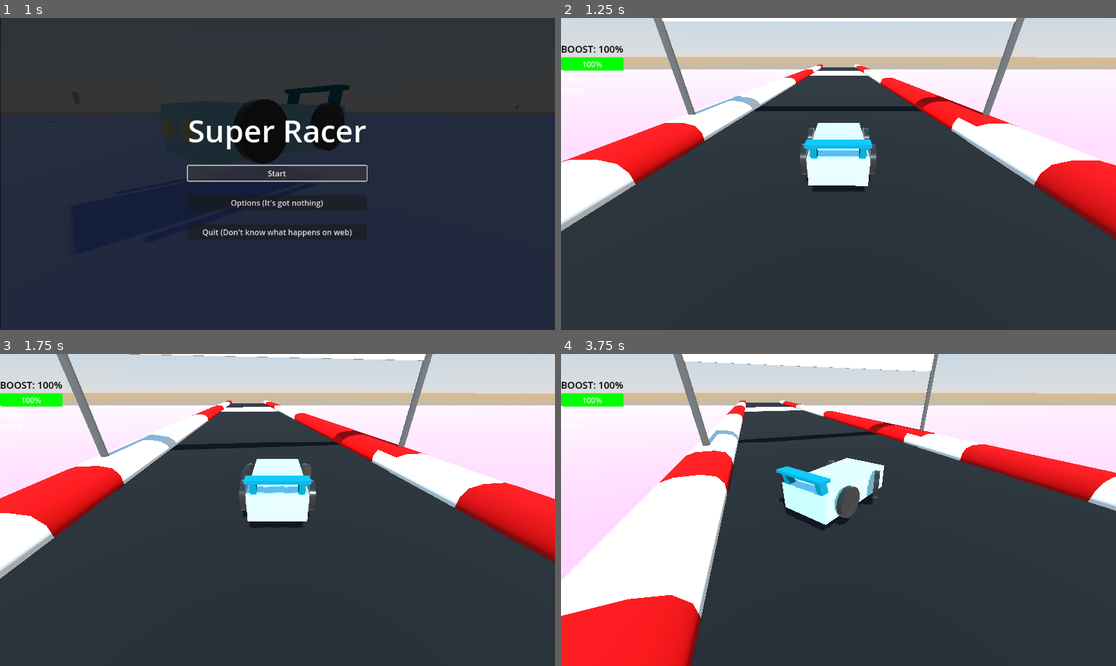
Above: before the commit, frames 1-4 (two rows, left to right).
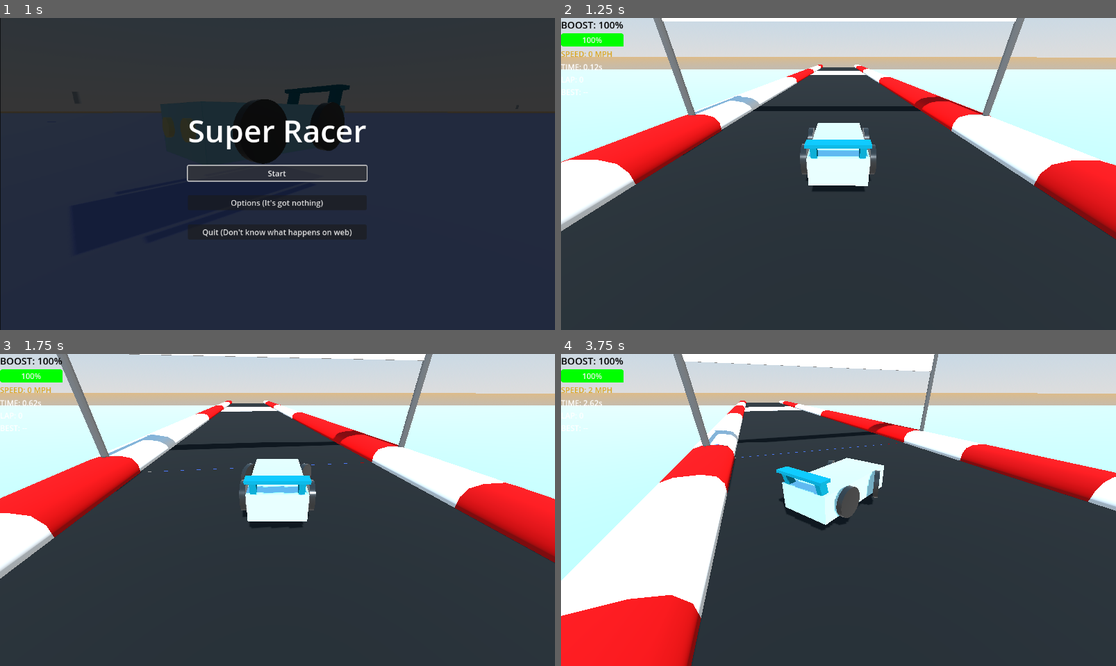
Above: after the commit, the same moments.

Repository: SirWadles/Super-Racer
Game: Godot game, scene res://scenes/main_menu.tscn
Same seed, same stepped clock (60 frames per second), same inputs: the game is played once before the commit and once after it. Sound files missing from this copy of the repository are replaced by a short silence.
Inputs (mouse positions are in pixels of both pictures, inside the frame that each line leads up to):
- Up to frame 1 (1 s): click "Start" at 0.5 s
- Up to frame 2 (1.25 s): no input
- Up to frame 3 (1.75 s): tap Enter at 1.25 s; move the mouse to (399, 494) at 1.27 s; hold D (steer_right) from 1.28 s (still down); hold Ctrl (boost) from 1.28 s (still down)
- Up to frame 4 (3.75 s): move the mouse to (727, 525) at 2.02 s; release D (steer_right) at 2.03 s; release Ctrl (boost) at 2.03 s; hold S (brake) 2.03-2.78 s; tap Ctrl (boost) at 2.1, 3.05 s; move the mouse to (894, 441) at 2.77 s; hold D (steer_right) 2.78-3.53 s; hold Shift (drift) 2.78-3.53 s; move the mouse to (810, 572) at 3.52 s; hold W (accelerate) from 3.53 s (still down); tap Q (reverse_camera) at 3.6 s

Frame 1 is identical in both runs. In frame 2, 15% of the frame differs, in the area x 0-100%, y 1-48%; in frame 3, 15%; in frame 4, 16%, in the area x 0-100%, y 1-73%.

Commit message:
UI (Done)
Do not know why but after reverting and trying a slightly different way the speed and timer stopped causing null errors. The Boost bar, speed, and timer are shown at the top left. I have the code to add trackers to laps and such, even adding it a .txt file but that will come next commit, maybe.

Diff:
--- a/scenes/game_ui.tscn
+++ b/scenes/game_ui.tscn
@@ -2,7 +2,7 @@
 
 [ext_resource type="Script" uid="uid://bw5y5nsjv7rpt" path="res://scripts/game_ui.gd" id="1_yubou"]
 
-[node name="BoostMeter" type="CanvasLayer"]
+[node name="GameUI" type="CanvasLayer"]
 script = ExtResource("1_yubou")
 
 [node name="MarginContainer" type="MarginContainer" parent="."]
@@ -19,10 +19,10 @@
 [node name="BoostBar" type="ProgressBar" parent="MarginContainer/VBoxContainer"]
 layout_mode = 2
 
+[node name="SpeedLabel" type="Label" parent="MarginContainer/VBoxContainer"]
+layout_mode = 2
+text = "SPEED"
+
 [node name="TimerLabel" type="Label" parent="MarginContainer/VBoxContainer"]
 layout_mode = 2
 text = "TIMER"
-
-[node name="SpeedLabel" type="Label" parent="MarginContainer/VBoxContainer"]
-layout_mode = 2
-text = "SPEED"
--- a/scenes/main.tscn
+++ b/scenes/main.tscn
@@ -30,7 +30,7 @@
 ambient_light_color = Color(1, 1, 1, 1)
 
 [sub_resource type="StandardMaterial3D" id="StandardMaterial3D_ig7tw"]
-albedo_color = Color(0.765285, 0.480121, 0.866155, 1)
+albedo_color = Color(0.502984, 0.577196, 1, 1)
 
 [sub_resource type="PlaneMesh" id="PlaneMesh_7dm0k"]
 material = SubResource("StandardMaterial3D_ig7tw")
@@ -103,7 +103,7 @@
 skeleton = NodePath("../..")
 
 [node name="BeginTrack01" type="MeshInstance3D" parent="Map"]
-transform = Transform3D(-1.88488e-07, 0, -1, 0, 1, 0, 4.31209, 0, -4.37114e-08, -0.128, 1.3, -61.649)
+transform = Transform3D(-1.85356e-07, 0, -1, 0, 1, 0, 4.24044, 0, -4.37114e-08, -0.177998, 1.3, -62.6434)
 mesh = ExtResource("3_jyhfs")
 skeleton = NodePath("../..")
 
@@ -153,7 +153,7 @@
 shape = SubResource("ConcavePolygonShape3D_o6xl0")
 
 [node name="BeginTrack03" type="MeshInstance3D" parent="Map"]
-transform = Transform3D(-1.31134e-07, 0, -1, 0, 1, 0, 3, 0, -4.37114e-08, -3.05122, 1.3, -371.173)
+transform = Transform3D(-1.30966e-07, 0, -1, 0, 1, 0, 2.99616, 0, -4.37114e-08, -3.05122, 1.3, -371.276)
 mesh = ExtResource("3_jyhfs")
 skeleton = NodePath("../..")
 
@@ -163,7 +163,7 @@
 shape = SubResource("ConcavePolygonShape3D_jyhfs")
 
 [node name="CCurvedTrack02" type="MeshInstance3D" parent="Map"]
-transform = Transform3D(-4.37114e-08, 0, -1, 0, 1, 0, 1, 0, -4.37114e-08, -30.0438, 1.3, -436.811)
+transform = Transform3D(-4.37114e-08, 0, -1, 0, 1, 0, 1, 0, -4.37114e-08, -29.9109, 1.3, -438.164)
 mesh = ExtResource("5_o6xl0")
 skeleton = NodePath("../..")
 
@@ -173,7 +173,7 @@
 shape = SubResource("ConcavePolygonShape3D_o6xl0")
 
 [node name="CurvedTrack03" type="MeshInstance3D" parent="Map"]
-transform = Transform3D(-1, 0, -8.74228e-08, 0, 1, 0, 8.74228e-08, 0, -1, -65.5499, 1.3, -381.701)
+transform = Transform3D(-1, 0, -8.74228e-08, 0, 1, 0, 8.74228e-08, 0, -1, -65.3852, 1.3, -381.701)
 mesh = ExtResource("4_jyhfs")
 skeleton = NodePath("../..")
 
@@ -183,7 +183,7 @@
 shape = SubResource("ConcavePolygonShape3D_tbgi4")
 
 [node name="TwoSidesTrack02" type="MeshInstance3D" parent="Map"]
-transform = Transform3D(1.01, 0, 0, 0, 1.01, 0, 0, 0, 1.01, -131.179, 1.3, -371.675)
+transform = Transform3D(1, 0, 0, 0, 1, 0, 0, 0, 1, -131.179, 1.3, -371.675)
 mesh = ExtResource("8_tipki")
 skeleton = NodePath("../..")
 
--- a/scripts/car.gd
+++ b/scripts/car.gd
@@ -59,8 +59,11 @@
 
 @onready var ground_ray = $RayCast3D
 
-var boost_meter_scene = preload("res://scenes/game_ui.tscn")
-var boost_meter = null
+var game_ui_scene = preload("res://scenes/game_ui.tscn")
+var game_ui = null
+
+var checkpoints_passed = 0
+var total_checkpoints = 2
 
 func _ready():
 	setup_particles()
@@ -75,12 +78,14 @@
 		boost_particles.one_shot = false
 	current_boost = max_boost
 
-	boost_meter = boost_meter_scene.instantiate()
-	add_child(boost_meter)
+	game_ui = game_ui_scene.instantiate()
+	add_child(game_ui)
+	game_ui.start_timer()
 
 func _process(delta):
-	if boost_meter:
-		boost_meter.update_boost_display(current_boost, max_boost)
+	if game_ui:
+		game_ui.update_boost_display(current_boost, max_boost)
+		game_ui.update_speed_display(current_speed, max_speed)
 
 func setup_particles():
 	if drift_particles:
@@ -144,7 +149,7 @@
 		var collision = get_slide_collision(i)
 		var collider = collision.get_collider()
 		if collider is StaticBody3D or collider or RigidBody3D:
-			#print("Hit a wall.")
+			print("Hit a wall.")
 			bump_off_wall(collision)
 
 func bump_off_wall(collision: KinematicCollision3D):
@@ -347,3 +352,9 @@
 	if collision_sound_player and collision_sound_player.stream:
 		collision_sound_player.volume_db = lerp(-20.0, 0.0, clamp(impact_strength, 0.0, 1.0))
 		collision_sound_player.play()
+
+func _on_checkpoints_entered():
+	checkpoints_passed += 1
+	if checkpoints_passed >= total_checkpoints:
+		game_ui.complete_lap
+		checkpoints_passed = 0
--- a/scripts/game_ui.gd
+++ b/scripts/game_ui.gd
@@ -2,8 +2,16 @@
 
 @onready var boost_bar = $MarginContainer/VBoxContainer/BoostBar
 @onready var boost_label = $MarginContainer/VBoxContainer/BoostLabel
+@onready var speed_label = $MarginContainer/VBoxContainer/SpeedLabel
 @onready var timer_label = $MarginContainer/VBoxContainer/TimerLabel
-@onready var speed_label = $MarginContainer/VBoxContainer/SpeedLabel
+
+var current_time = 0.0
+var is_timer_running = false
+var best_lap_time = 0.0
+var current_lap_time = 0.0
+var lap_count = 0
+
+const SAVE_PATH = "user://best_lap.txt"
 
 func _ready():
 	boost_bar.min_value = 0.0
@@ -13,8 +21,16 @@
 	boost_label.add_theme_font_size_override("font_size", 20)
 	boost_label.add_theme_color_override("font_color", Color.BLACK)
 
-	$MarginContainer.add_theme_constant_override("margin_right", 50)
-	$MarginContainer.add_theme_constant_override("margin_top", 50)
+	$MarginContainer.add_theme_constant_override("margin_right", 0)
+	$MarginContainer.add_theme_constant_override("margin_top", 0)
+
+	load_best_lap()
+
+func _process(delta):
+	if is_timer_running:
+		current_time += delta
+		current_lap_time += delta
+		update_timer_display()
 
 func update_boost_display(boost_amount: float, max_boost: float):
 	var boost_percentage = (boost_amount / max_boost) * 100
@@ -27,6 +43,66 @@
 		boost_bar.add_theme_stylebox_override("fill", create_stylebox(Color.RED))
 	boost_label.text = "BOOST: %d%%" % boost_percentage
 
+func update_speed_display(current_speed: float, max_speed: float):
+	var speed_mph = abs(current_speed) * 2.5
+	speed_label.text = "SPEED: %d MPH" % speed_mph
+	var speed_ratio = abs(current_speed) / max_speed
+	print(speed_ratio)
+	if not speed_ratio <= 1:
+		speed_label.add_theme_color_override("font_color", Color.RED)
+	else:
+		speed_label.add_theme_color_override("font_color", Color.GOLDENROD)
+
+func update_timer_display():
+	timer_label.text = "TIME: %.2fs\nLAP: %d\nBEST: %s" % [
+		current_lap_time,
+		lap_count,
+		format_time(best_lap_time) if best_lap_time > 0 else "--"
+	]
+
+func format_time(seconds: float) -> String:
+	return "%.2fs" % seconds
+
+func start_timer():
+	is_timer_running = true
+	current_time = 0.0
+	current_lap_time = 0.0
+	lap_count = 0
+	print("Timer started!")
+
+func stop_timer():
+	is_timer_running = false
+	print("Timer stoped! Final time: ", current_lap_time)
+
+func complete_lap():
+	if is_timer_running:
+		lap_count += 1
+		print("Lap %d completed: %.2fs" % [lap_count, current_lap_time])
+		if best_lap_time == 0.0 or current_lap_time < best_lap_time:
+			best_lap_time = current_lap_time
+			save_best_lap()
+			print("Best Lap! ", best_lap_time)
+	current_lap_time = 0.0
+
+func pause_timer():
+	is_timer_running = false
+
+func resume_timer():
+	is_timer_running = true
+
+func get_current_time() -> float:
+	return current_time
+
+func get_current_lap_time() -> float:
+	return current_lap_time
+
+func get_best_lap_time() -> float:
+	return best_lap_time
+
+func get_lap_count() -> float:
+	return lap_count
+
+
 func create_stylebox(color: Color) -> StyleBoxFlat:
 	var stylebox = StyleBoxFlat.new()
 	stylebox.bg_color = color
@@ -35,3 +111,16 @@
 	stylebox.corner_radius_bottom_left = 5
 	stylebox.corner_radius_bottom_left = 5
 	return stylebox
+
+func save_best_lap():
+	var file = FileAccess.open(SAVE_PATH, FileAccess.WRITE)
+	if file:
+		file.storage_float(best_lap_time)
+		file.close()
+
+func load_best_lap():
+	if FileAccess.file_exists(SAVE_PATH):
+		var file = FileAccess.open(SAVE_PATH, FileAccess.READ)
+		if file:
+			best_lap_time = file.get_float()
+			file.close()
